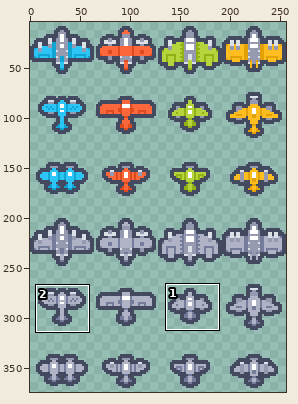
Sprite sheet -- PhaserAlberto2025/assets/ships.png. Above: a wide view before the commit, with the close-up outlined.
Close-up. Before:
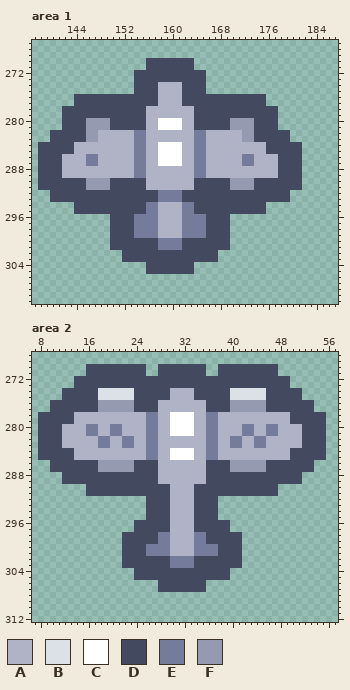
The file is 256x384 pixels. Shown: area 1: x 137..187, y 267..310; area 2: x 7..57, y 268..312. The wide view leaves out empty margins. The commit also changed other parts of the picture, which this record leaves out.
Palette (. is transparent): A #afb3c5  B #dce1e7  C #ffffff  D #434a5f  E #757b9a  F #959ab1
Pixels before, area 1, first column x 138:
270 ..................DDDDDDDD..................
271 ..................DDDDDDDD..................
272 ................DDDDDDDDDDDD................
273 ................DDDDDDDDDDDD................
274 ................DDDDAAAADDDD................
275 ................DDDDAAAADDDD................
276 ......DDDDDDDDDDDDDDAAAADDDDDDDDDDDDDD......
277 ......DDDDDDDDDDDDDDAAAADDDDDDDDDDDDDD......
278 ....DDDDDDDDDDDDDDAAAAAAAADDDDDDDDDDDDDD....
279 ....DDDDDDDDDDDDDDAAAAAAAADDDDDDDDDDDDDD....
280 ....DDDDFFFFDDDDDDAACCCCAADDDDDDFFFFDDDD....
281 ....DDDDFFFFDDDDDDAACCCCAADDDDDDFFFFDDDD....
282 ..DDDDDDFFAAAAAAEEAAAAAAAAEEAAAAAAFFDDDDDD..
283 ..DDDDDDFFAAAAAAEEAAAAAAAAEEAAAAAAFFDDDDDD..
284 DDDDDDAAAAAAAAAAEEAACCCCAAEEAAAAAAAAAADDDDDD
285 DDDDDDAAAAAAAAAAEEAACCCCAAEEAAAAAAAAAADDDDDD
286 DDDDAAAAEEAAAAAAEEAACCCCAAEEAAAAAAEEAAAADDDD
287 DDDDAAAAEEAAAAAAEEAACCCCAAEEAAAAAAEEAAAADDDD
288 DDDDAAAAAAAAAAAAEEAAAAAAAAEEAAAAAAAAAAAADDDD
289 DDDDAAAAAAAAAAAAEEAAAAAAAAEEAAAAAAAAAAAADDDD
290 DDDDDDDDFFFFDDDDDDAAAAAAAADDDDDDFFFFDDDDDDDD
291 DDDDDDDDFFFFDDDDDDAAAAAAAADDDDDDFFFFDDDDDDDD
292 ..DDDDDDDDDDDDDDDDDDEEEEDDDDDDDDDDDDDDDDDD..
293 ..DDDDDDDDDDDDDDDDDDEEEEDDDDDDDDDDDDDDDDDD..
294 ......DDDDDDDDDDDDEEAAAAEEDDDDDDDDDDDD......
295 ......DDDDDDDDDDDDEEAAAAEEDDDDDDDDDDDD......
296 ............DDDDEEEEAAAAEEEEDDDD............
297 ............DDDDEEEEAAAAEEEEDDDD............
298 ............DDDDEEEEAAAAEEEEDDDD............
299 ............DDDDEEEEAAAAEEEEDDDD............
300 ............DDDDDDDDEEEEDDDDDDDD............
301 ............DDDDDDDDEEEEDDDDDDDD............
302 ..............DDDDDDDDDDDDDDDD..............
303 ..............DDDDDDDDDDDDDDDD..............
304 ..................DDDDDDDD..................
305 ..................DDDDDDDD..................
Pixels before, area 2, first column x 8:
270 ........DDDDDDDDDD..DDDDDDDD..DDDDDDDDDD........
271 ........DDDDDDDDDD..DDDDDDDD..DDDDDDDDDD........
272 ......DDDDDDDDDDDDDDDDDDDDDDDDDDDDDDDDDDDD......
273 ......DDDDDDDDDDDDDDDDDDDDDDDDDDDDDDDDDDDD......
274 ....DDDDDDBBBBBBDDDDDDAAAADDDDDDBBBBBBDDDDDD....
275 ....DDDDDDBBBBBBDDDDDDAAAADDDDDDBBBBBBDDDDDD....
276 ..DDDDDDDDFFFFFFDDDDAAAAAAAADDDDFFFFFFDDDDDDDD..
277 ..DDDDDDDDFFFFFFDDDDAAAAAAAADDDDFFFFFFDDDDDDDD..
278 DDDDDDAAAAAAAAAAAAEEAACCCCAAEEAAAAAAAAAAAADDDDDD
279 DDDDDDAAAAAAAAAAAAEEAACCCCAAEEAAAAAAAAAAAADDDDDD
280 DDDDAAAAEEAAEEAAAAEEAACCCCAAEEAAAAEEAAEEAAAADDDD
281 DDDDAAAAEEAAEEAAAAEEAACCCCAAEEAAAAEEAAEEAAAADDDD
282 DDDDAAAAAAEEAAEEAAEEAAAAAAAAEEAAEEAAEEAAAAAADDDD
283 DDDDAAAAAAEEAAEEAAEEAAAAAAAAEEAAEEAAEEAAAAAADDDD
284 DDDDDDAAAAAAAAAAAAEEAACCCCAAEEAAAAAAAAAAAADDDDDD
285 DDDDDDAAAAAAAAAAAAEEAACCCCAAEEAAAAAAAAAAAADDDDDD
286 ..DDDDDDDDFFFFFFDDDDAAAAAAAADDDDFFFFFFDDDDDDDD..
287 ..DDDDDDDDFFFFFFDDDDAAAAAAAADDDDFFFFFFDDDDDDDD..
288 ....DDDDDDDDDDDDDDDDAAAAAAAADDDDDDDDDDDDDDDD....
289 ....DDDDDDDDDDDDDDDDAAAAAAAADDDDDDDDDDDDDDDD....
290 ........DDDDDDDDDDDDDDAAAADDDDDDDDDDDDDD........
291 ........DDDDDDDDDDDDDDAAAADDDDDDDDDDDDDD........
292 ..................DDDDAAAADDDD..................
293 ..................DDDDAAAADDDD..................
294 ..................DDDDAAAADDDD..................
295 ..................DDDDAAAADDDD..................
296 ................DDDDDDAAAADDDDDD................
297 ................DDDDDDAAAADDDDDD................
298 ..............DDDDDDEEAAAAEEDDDDDD..............
299 ..............DDDDDDEEAAAAEEDDDDDD..............
300 ..............DDDDEEEEAAAAEEEEDDDD..............
301 ..............DDDDEEEEAAAAEEEEDDDD..............
302 ..............DDDDDDDDEEEEDDDDDDDD..............
303 ..............DDDDDDDDEEEEDDDDDDDD..............
304 ................DDDDDDDDDDDDDDDD................
305 ................DDDDDDDDDDDDDDDD................
306 ....................DDDDDDDD....................
307 ....................DDDDDDDD....................
Once edited:
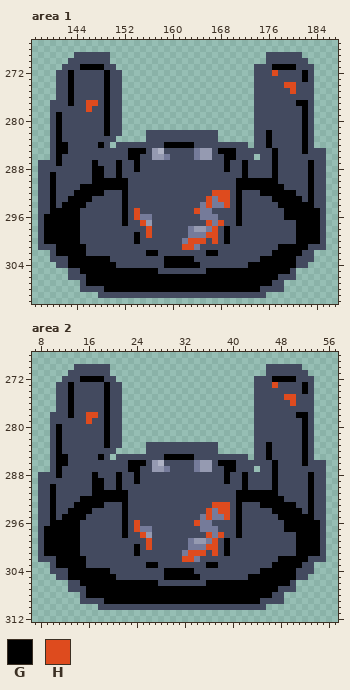
Colours new in this view: G #000000  H #de4b1e
What changed:
Changed rows in their new state; - is an unchanged pixel.
Area 1:
first column x 138:
269 ------DDDDDD--------------------------DDDDDD----
270 -----DDDDDDD------........------------DDDDDDD---
271 ----DDDGGGGDD-----........----------DDDGGGGDDD--
272 ---DDGDDDDDGDD--............--------DDDHDDDDGD--
273 ---DDGDDDDDGDD--............--------DDDDDDDDGD--
274 ---DDGDDDDDGDD--............--------DDDDDHHDDD--
275 ---DDGDDDDDGDD--............--------DDDDDDHDDD--
276 ---DDG-----G--......................--DDDDDDDD--
277 --DDDG--HH-G--......................--DDDDDGGD--
278 --DD----H--G--......................----DDDDGD--
279 --DG-------G--......................----DDDDGD--
280 --DG----DDDG--......................----DDDDGD--
281 --DG----DDDG--......................----DDDDGD--
282 ---G----DDDGDD....DDDDDDDDDDDD......--G---DDGD--
283 ---G----DDDDD.....DDDDDDDDDDDD......--G---DDGD--
284 ..-GG-DDDDGD.DDDDDDDDGGGGGDDDDDDDDD.DDG-----GD--
285 ..-GG-DDDDDDDDDGGGDFADDDDD-FFDGGGDDDDD-G----GDDD
286 ..-GDDDDDDDDDDDGGDDFFEDDDD-FFDDGGDDD.DDG----DDDD
287 ---GDDDDDGDDDGDDGDDDDDDDDDDDDDDGDDGDDDDG----DGDD
288 ----DDDDDGGDDGDDGDDDDDDDDDDDDDDGDDGDDDDG----DGDD
289 --G-DDDDDGGDDGDDDDDDDDDDDDDDDDDDDDGDDDDG----DGDD
290 --G-----DGGGGGG---DDDDDDDD------DGGGGGGG----DGDD
291 --G----GGGGGGGG---DDDDDDDD------DGGGGGGGG---DGDD
292 DDG---GGGGG---G-----DDDD-----HHH-G---GGGGGGDDGDD
293 DDG--GGGG-----G-----DDDD----HEHH-G-----GGGGGDGDD
294 DDGDGGGG------G---DDDDDDDD-EHEEH-G----DDGGGGGGDD
295 DDGGGGG-------G-H-DDDDDDDDHEE----G----DDDGGGGGGD
296 DGGGGGGDDDDD--G-H--DDDDDDDD-EE--DGDDDDDDDGGGGGGD
297 DGGGGGGDDDDD--G-DHFDDDDDDDDDHEH-DGDDDDDDDDDGGGGD
298 DGGGGGGDDDDD----DDHDDDDDD-FFEH-GDDDDDDDDDDDGGGGD
299 DGGGGGGDDDDD----GDHDDDDDD---HH-GDDDDDDDDDDDGGGGD
300 DGGGGGGDDDDD----G---DDDDEHHH-H-GDDDDDDDDDDDGGGGD
301 DDDGGGGGDDDD--------DDDDHHE-----DDDDDDDDGGGGGDDD
302 --DGGGGGDDDDDD----GG--------GGDDDDDDDDDGGGGGDD--
303 --DDDGGGGGGGDD-------GGGGG----DDDDDDDGGGGGGDDD--
304 ---DDGGGGGGGGDDDDD---GGGGGGDDDDDDDDGGGGGGGGDD---
305 -----DDGGGGGGGGGGGGG------DDGGGGGGGGGGGGGGD-----
306 -----DDDGGGGGGGGGGGGGGGGGGGGGGGGGGGGGGGGDDD-----
307 -------DGGGGGGGGGGGGGGGGGGGGGGGGGGGGGGGDD-------
308 -------DDDDGGGGGGGGGGGGGGGGGGGGGGGGGGDDDD-------
309 ----------DDDDDDDDDDDDDDDDDDDDDDDDDDDD----------
Area 2:
first column x 8:
270 ------DD----......--........--........--DDDD----
271 -----DDD----......--........--........--DDDDD---
272 ----DD-GGGG--.......................---GGGGDDD--
273 ---DDG-----G--......................---H--DDGD--
274 ---D-G----DGDD......................DD------GD--
275 ---D-G----DGDD......................DD---HH-DD--
276 --.--G----DGDD......................DD----H-----
277 --.--G----DGDD......................DD----------
278 ..---GDDHHDGDD......................DDDDDD-GG-..
279 ..----DDHDDGDD......................DDDDDD--G-..
280 ..-GDDDDDDDGDD......................DDDDDDDDG-..
281 ..-GDDDDDDDGDD......................DDDDDDDDG-..
282 ..-GDDDDDDDGDD......................DDDDDDDDG-..
283 ..-GDDDDDDDGDD....DDDDDDDDDDDD......DDGDDDDDG-..
284 ..-G--DDDDDDD.....DDDDDDDDDDDD......DDGDDD--G-..
285 ..-GG-DDDDGD.DDDDDDDDGGGGGDDDDDDDDD.DDGDDD--G-..
286 ---GG-----DDDDDGGG-F-DDDDDEFF-GGGDDDDD-G----G-DD
287 ---G------DDDDDGG--FFEDDDDEFF--GGDDD.D-G------DD
288 DDDG-----G---G--G---DDDDDDDD---G--G----G----DGDD
289 DDDD-----GG--G--G---DDDDDDDD---G--G----G----DGDD
290 DDGDDDDD-GG--G--------DDDD--------G----GDDDDDGDD
291 DDGDDDDD-GGGGGG-------DDDD-------GGGGGGGDDDDDGDD
292 DDGDDDDGGGGGGGGDDD----DDDD----DDDGGGGGGGGDDDDGDD
293 DDGDDDGGGGGDDDGDDD----DDDD---HHHDGDDDGGGGGGDDGDD
294 DDGDDGGGGDDDDDGDDD----DDDD--HEHHDGDDDDDGGGGGDGDD
295 DDGDGGGGDDDDDDGDDD----DDDD-EHEEHDGDDDDDDGGGGGGDD
296 DDGGGGGDDDDDDDGDH-----DDDDHEE---DGDDDDDDDGGGGGGD
297 DGGGGGGDDDDDDDGDHEE---DDDD-EEE--DGDDDDDDDGGGGGGD
298 DGGGGGGDDDDDDDG--HF-DDDDDDDDHEH--GDDDDDDDDDGGGGD
299 DGGGGGGDDDDDDD----H-DDDDDEFFEH-G--DDDDDDDDDGGGGD
300 DGGGGGGDDDDDDD--G-HDDDDDDE--HH-G--DDDDDDDDDGGGGD
301 DGGGGGGDDDDDDD--G-DDDDDDEHHHDH-G--DDDDDDDDDGGGGD
302 DDDGGGGGDDDDDD--------DDHHE-------DDDDDDGGGGGDDD
303 --DGGGGGDDDDDD----GG--DDDD--GG----DDDDDGGGGGDD--
304 --DDDGGGGGGGDDDD-----GGGGG------DDDDDGGGGGGDDD--
305 ---DDGGGGGGGGDDD-----GGGGGG-----DDDGGGGGGGGDD---
306 -----DDGGGGGGGGGGGGG--------GGGGGGGGGGGGGGD-----
307 -----DDDGGGGGGGGGGGGGGGGGGGGGGGGGGGGGGGGDDD-----
308 -------DGGGGGGGGGGGGGGGGGGGGGGGGGGGGGGGDD-------
309 -------DDDDGGGGGGGGGGGGGGGGGGGGGGGGGGDDDD-------
310 ----------DDDDDDDDDDDDDDDDDDDDDDDDDDDD----------
